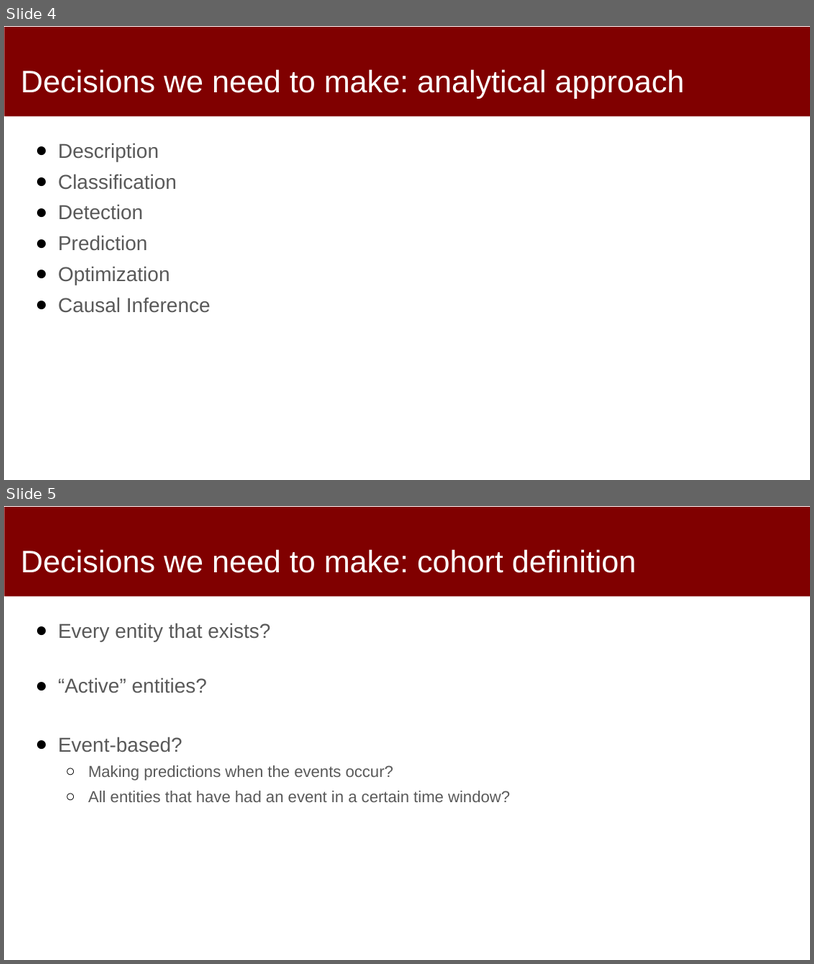
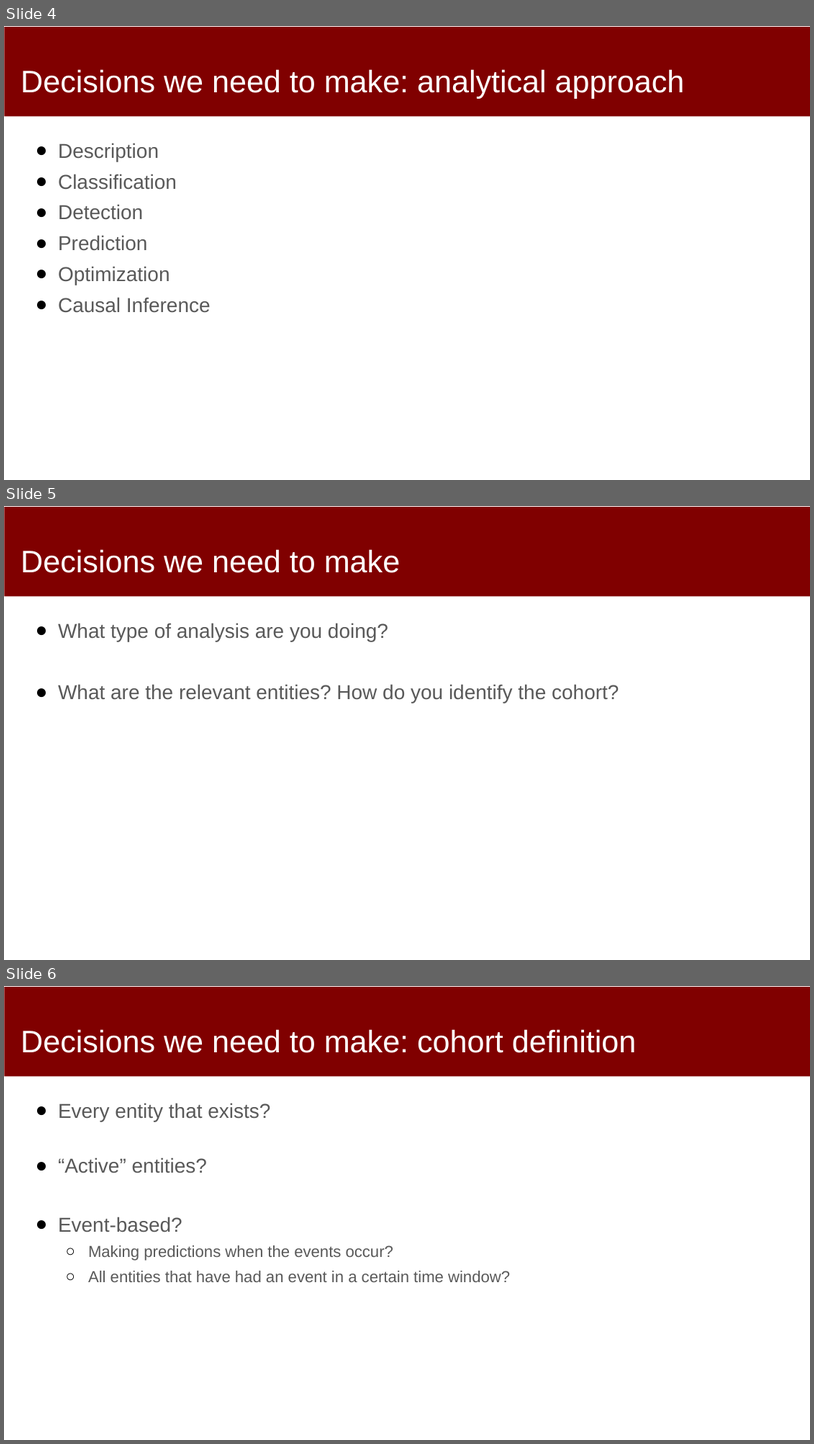
Before and after one commit to dssg/mlforpublicpolicylab, a slide deck: 03 - Data Exploration, Analytical Formulation, and Baselines/formulation-and-baselines.pptx. Shown one above the other, each under a label of ours: slides 4 and 5 before the commit, slides 4, 5 and 6 after it. The pictures are 814x964 and 814x1444 pixels, drawn with LibreOffice and Linux fonts; fonts in the diff are those of the drawing. Boxes give left, top, right and bottom in pixels: in the first picture for what was removed or moved away, otherwise in the second. Text is boxed around its words. In the diff, an @@ line names an element or a change of style, - is before the commit and + after.

```diff
--- a/03 - Data Exploration, Analytical Formulation, and Baselines/formulation-and-baselines.pptx
+++ b/03 - Data Exploration, Analytical Formulation, and Baselines/formulation-and-baselines.pptx
@@ slide 5 added at [4,506,810,960], background #FFFFFF; not listed: 1 template element that a slide beside it also shows @@
@@ title added at [21,549,400,573], 37 pt, text #FFFFFF @@
+Decisions we need to make
@@ text added at [58,623,619,703], 24 pt, text #595959 @@
+● What type of analysis are you doing?
+● What are the relevant entities? How do you identify the cohort?
@@ what was slide 5 is now slide 6 @@
```
Also in this commit, not shown: 1 slide changed, 1 other slide added.
